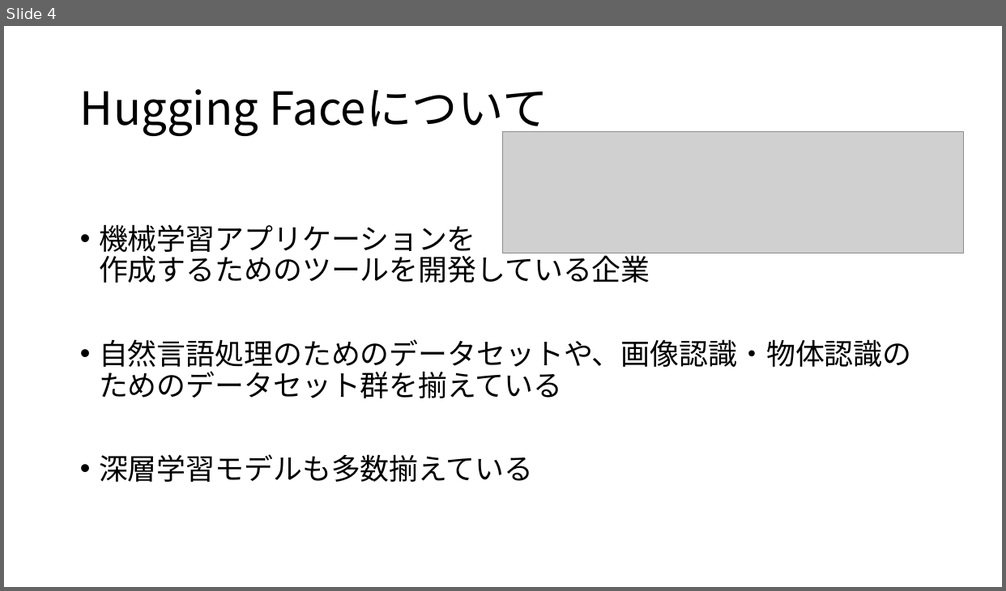
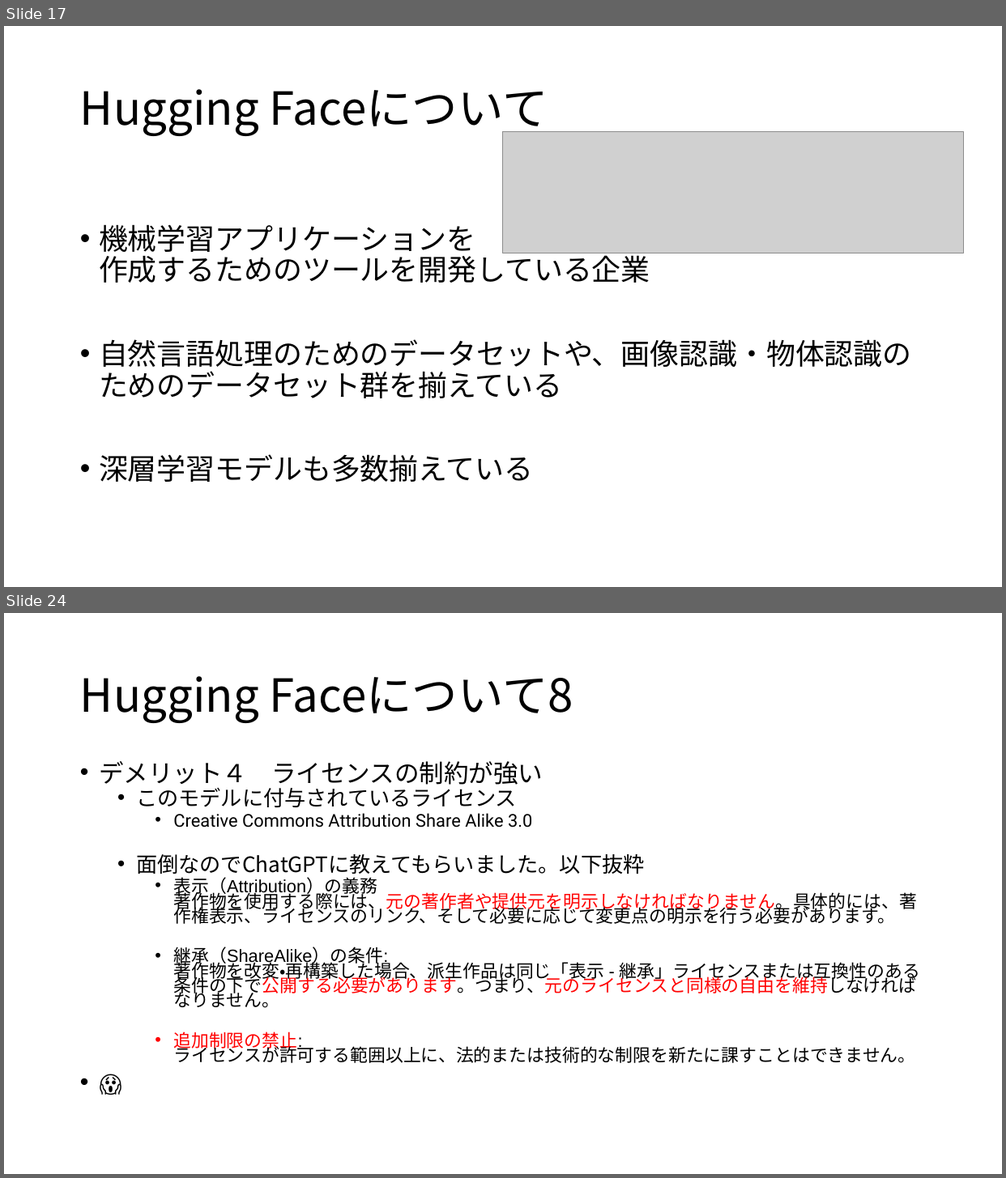
Before and after one commit to leggings8942/my_topic_model, a slide deck: 説明用資料.pptx. Shown one above the other, each under a label of ours: slide 4 before the commit, slides 17 and 24 after it; the slides between them are not shown. The pictures are 1006x591 and 1006x1178 pixels, drawn with LibreOffice and Linux fonts; fonts in the diff are those of the drawing; grey boxes stand for pictures. Boxes give left, top, right and bottom in pixels: in the first picture for what was removed or moved away, otherwise in the second. Text is boxed around its words. In the diff, an @@ line names an element or a change of style, - is before the commit and + after.

Commit message:
パワポ共有のためのコミット

```diff
--- a/説明用資料.pptx
+++ b/説明用資料.pptx
@@ slide 24 added at [4, 613, 1002, 1174], background #FFFFFF @@
@@ title added at [80, 676, 573, 723], 44 pt, text #000000 @@
+Hugging Faceについて8
@@ text added at [99, 761, 920, 1063], 17 pt, text #000000 @@
+• デメリット４ ライセンスの制約が強い
+  • このモデルに付与されているライセンス
+    • Creative Commons Attribution Share Alike 3.0
+  • 面倒なのでChatGPTに教えてもらいました。以下抜粋
+    • 表示（Attribution）の義務
+      著作物を使用する際には、元の著作者や提供元を明示しなければなりません。具体的には、著作権表示、ライセンスのリンク、そして必要に応じて変更点の明示を行う必要があります。
+    • 継承（ShareAlike）の条件:
+      著作物を改変・再構築した場合、派生作品は同じ「表示 - 継承」ライセンスまたは互換性のある条件の下で公開する必要があります。つまり、元のライセンスと同様の自由を維持しなければなりません。
+    • 追加制限の禁止:
+      ライセンスが許可する範囲以上に、法的または技術的な制限を新たに課すことはできません。
+• 😱
@@ what was slide 4 is now slide 17 @@
```
Also in this commit, not shown: 3 slides changed, 18 other slides added.
